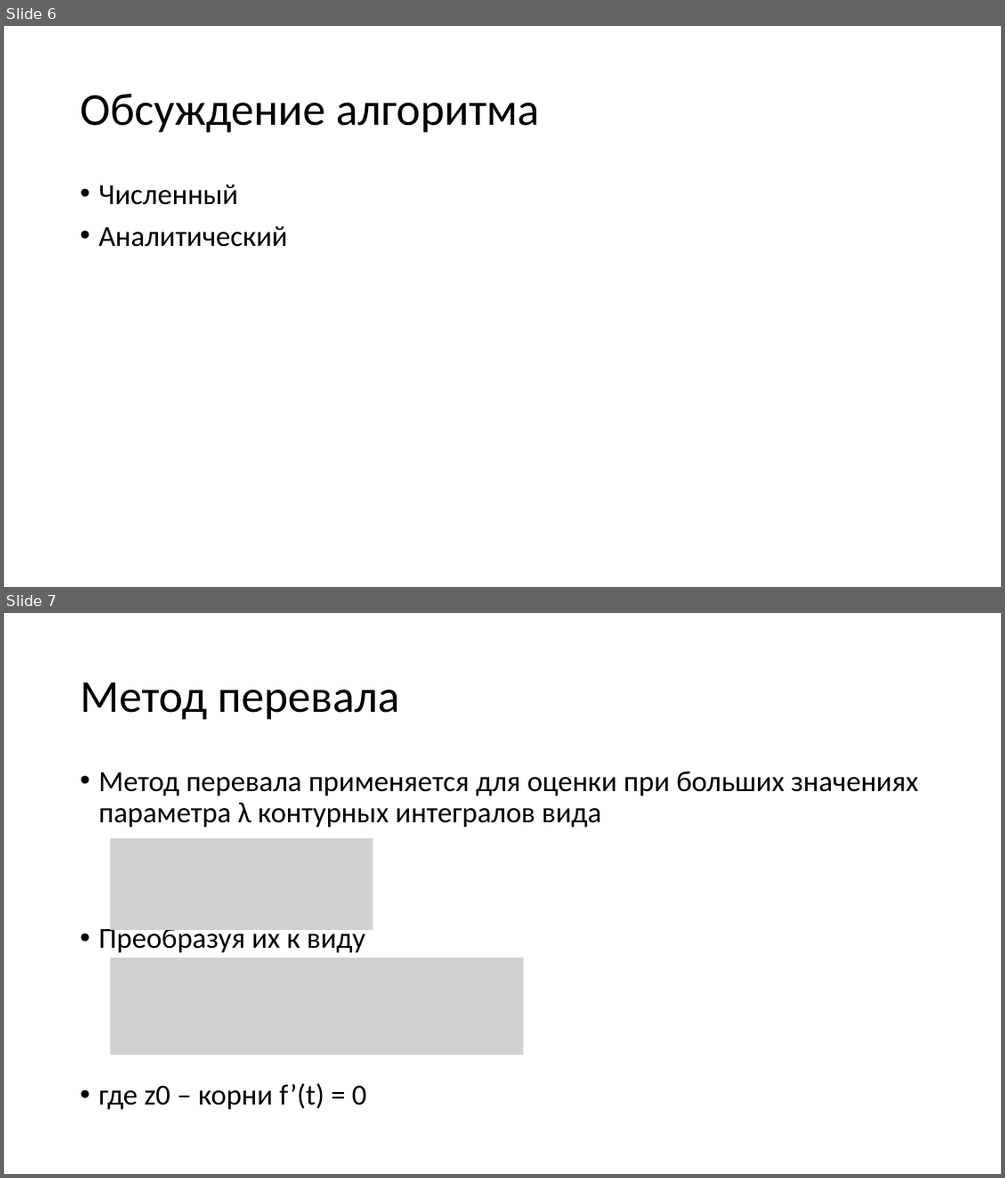
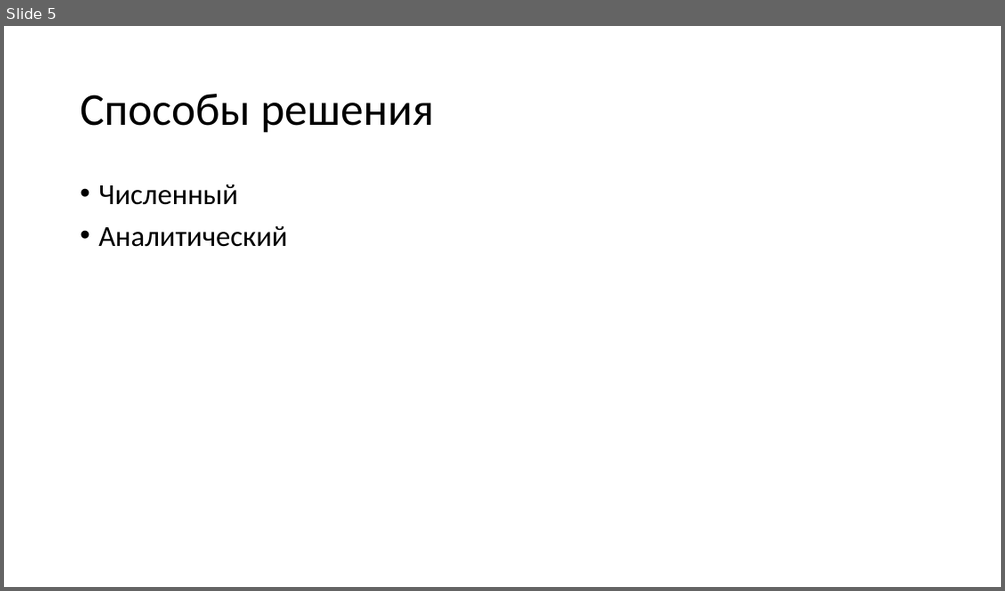
Before and after one commit to amakhno/Integration, a slide deck: defence.pptx. Shown one above the other, each under a label of ours: slides 6 and 7 before the commit, slide 5 after it. The pictures are 1005x1178 and 1005x591 pixels, drawn with LibreOffice and Linux fonts; fonts in the diff are those of the drawing; grey boxes stand for pictures. Boxes give left, top, right and bottom in pixels: in the first picture for what was removed or moved away, otherwise in the second. Text is boxed around its words. In the diff, an @@ line names an element or a change of style, - is before the commit and + after.

```diff
--- a/defence.pptx
+++ b/defence.pptx
@@ slide 7 removed at (4, 613, 1001, 1174), background #FFFFFF @@
@@ title removed at (80, 682, 400, 720) @@
-Метод перевала
@@ text removed at (98, 771, 918, 1110) @@
-• Метод перевала применяется для оценки при больших значениях параметра λ контурных интегралов вида
-• Преобразуя их к виду
-• где z0 – корни f’(t) = 0
@@ picture removed at (110, 838, 372, 930) @@
@@ picture removed at (110, 957, 524, 1054) @@
@@ what was slide 6 is now slide 5 @@
@@ slide 5 changed as well @@
@@ title at (80, 94, 434, 133): text changed @@
-Обсуждение алгоритма
+Способы решения
```
Also in this commit, not shown: 5 other slides changed, 10 slides added, 5 other slides removed, 6 other files.
